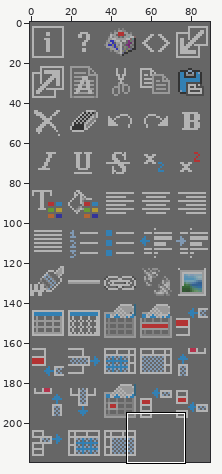
Two states of a sprite sheet, fudge/wysiwyg/images/toolbar_disabled.png. Above: a wide view before the commit, with the close-up outlined.
Close-up. Old version:
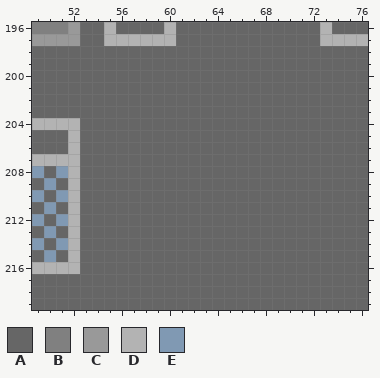
The file is 90x220 pixels. Colours within 5 levels of each other are drawn and written as one. Shown: x 49..76, y 196..219.
Palette (. is transparent): A #666666  B #808080  C #999999  D #b3b3b3  E #8099b3
Pixels before, first column x 49:
196 BBBCAADAAAADAAAAAAAAAAAADAAA
197 CCCCAADDDDDDAAAAAAAAAAAADDDD
198 AAAAAAAAAAAAAAAAAAAAAAAAAAAA
199 AAAAAAAAAAAAAAAAAAAAAAAAAAAA
200 AAAAAAAAAAAAAAAAAAAAAAAAAAAA
201 AAAAAAAAAAAAAAAAAAAAAAAAAAAA
202 AAAAAAAAAAAAAAAAAAAAAAAAAAAA
203 AAAAAAAAAAAAAAAAAAAAAAAAAAAA
204 DDDDAAAAAAAAAAAAAAAAAAAAAAAA
205 AAADAAAAAAAAAAAAAAAAAAAAAAAA
206 AAADAAAAAAAAAAAAAAAAAAAAAAAA
207 DDDDAAAAAAAAAAAAAAAAAAAAAAAA
208 EAEDAAAAAAAAAAAAAAAAAAAAAAAA
209 AEADAAAAAAAAAAAAAAAAAAAAAAAA
210 EAEDAAAAAAAAAAAAAAAAAAAAAAAA
211 AEADAAAAAAAAAAAAAAAAAAAAAAAA
212 EAEDAAAAAAAAAAAAAAAAAAAAAAAA
213 AEADAAAAAAAAAAAAAAAAAAAAAAAA
214 EAEDAAAAAAAAAAAAAAAAAAAAAAAA
215 AEADAAAAAAAAAAAAAAAAAAAAAAAA
216 DDDDAAAAAAAAAAAAAAAAAAAAAAAA
217 AAAAAAAAAAAAAAAAAAAAAAAAAAAA
218 AAAAAAAAAAAAAAAAAAAAAAAAAAAA
219 AAAAAAAAAAAAAAAAAAAAAAAAAAAA
The result:
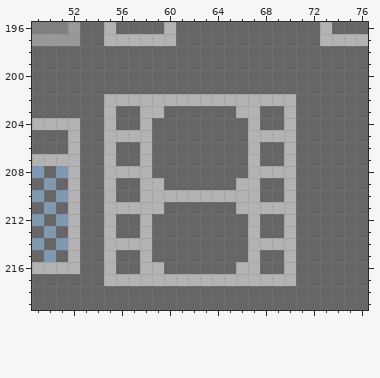
The edit:
Changed rows in their new state; - is an unchanged pixel.
first column x 55:
202 DDDDDDDDDDDDDDDD
203 D--DD------DD--D
204 D--D--------D--D
205 DDDD--------DDDD
206 D--D--------D--D
207 D--D--------D--D
208 DDDD--------DDDD
209 D--DD------DD--D
210 D--DDDDDDDDDD--D
211 DDDDD------DDDDD
212 D--D--------D--D
213 D--D--------D--D
214 DDDD--------DDDD
215 D--D--------D--D
216 D--DD------DD--D
217 DDDDDDDDDDDDDDDD
Where, in picture pixels (left, top, right, bottom), the same in both close-ups:
changed: (104, 94, 296, 286)
